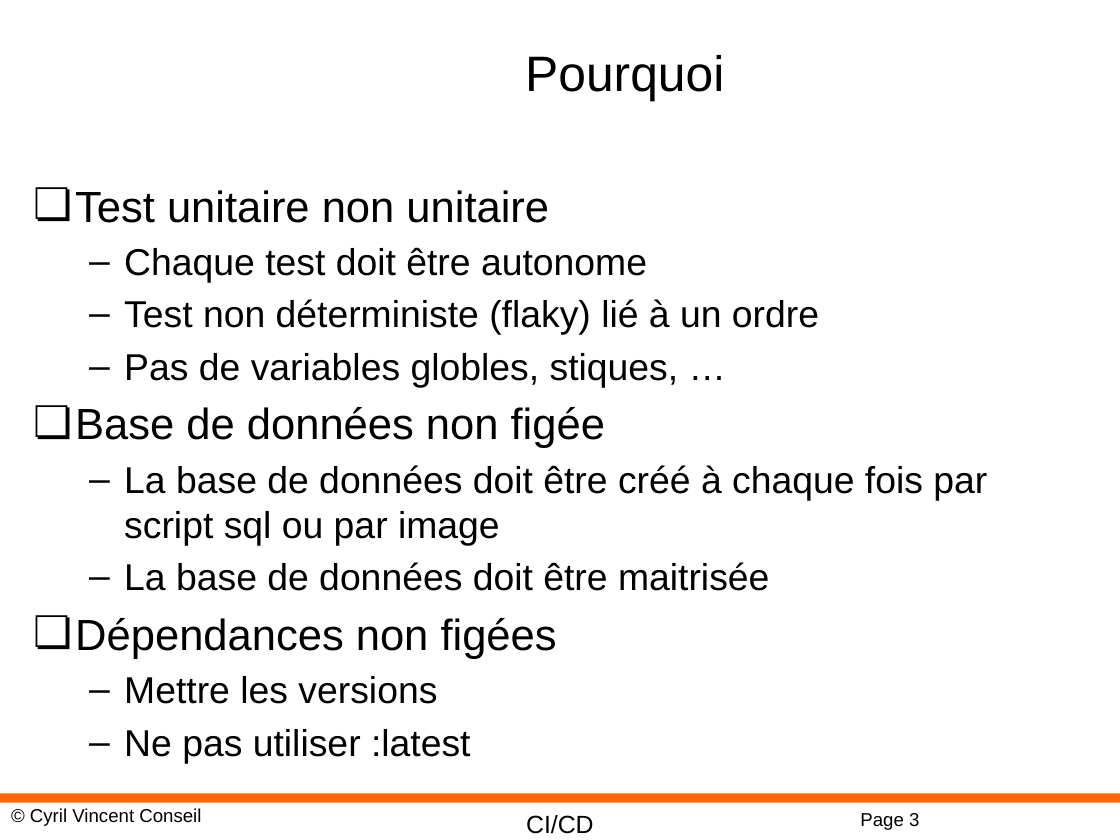
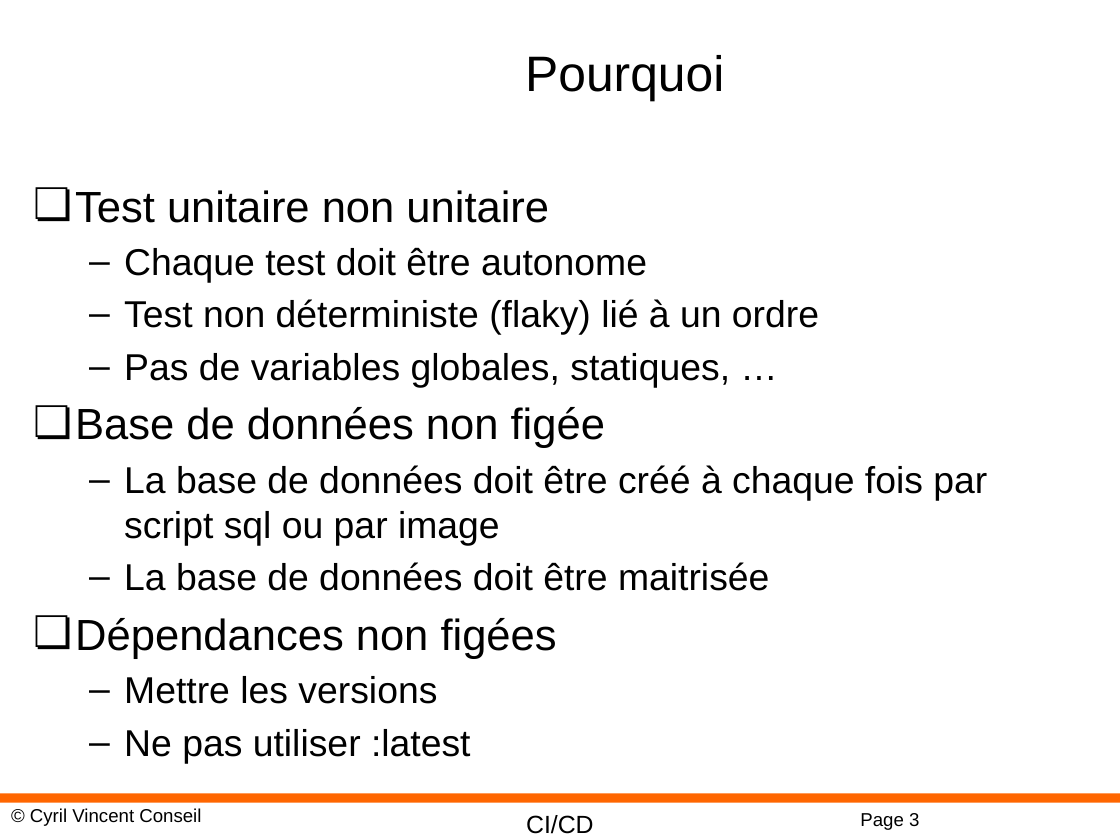
Before and after one commit to cyrilvincent/cicd, a slide deck: slide 3 of ppt/CICD16-GoodPractices.pptx. Drawn at 1120x840 pixels with LibreOffice and Linux fonts; fonts in the diff are those of the drawing; background and template pictures are left out. Boxes give left, top, right and bottom in pixels: in the first picture for what was removed or moved away, otherwise in the second. Text is boxed around its words. In the diff, an @@ line names an element or a change of style, - is before the commit and + after.

```diff
--- a/ppt/CICD16-GoodPractices.pptx
+++ b/ppt/CICD16-GoodPractices.pptx
@@ text at [124, 353, 730, 387]: text changed @@
-  – Pas de variables globles, stiques, …
+  – Pas de variables globales, statiques, …
```
Also in this commit, not shown: 1 other slide changed, 1 other file.
